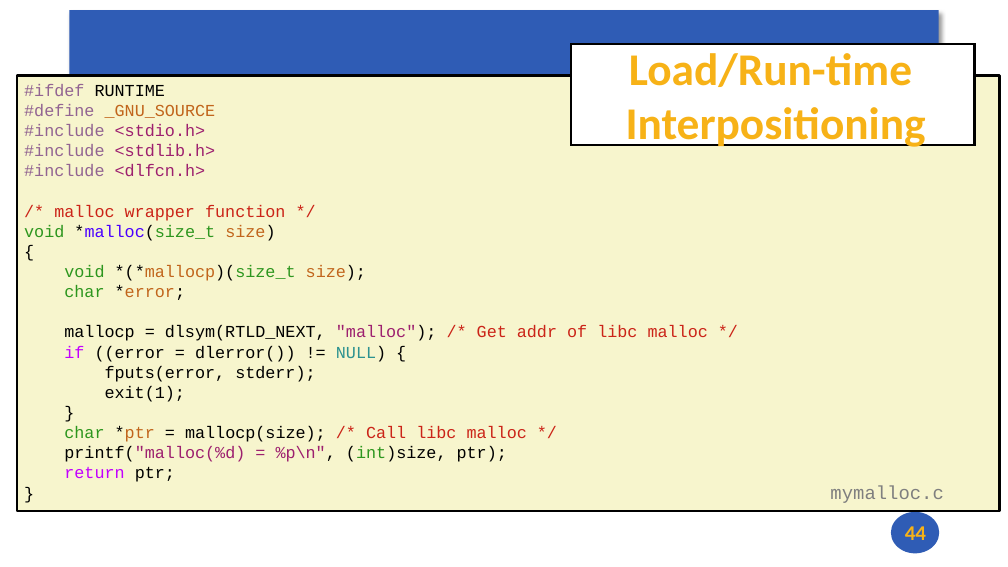
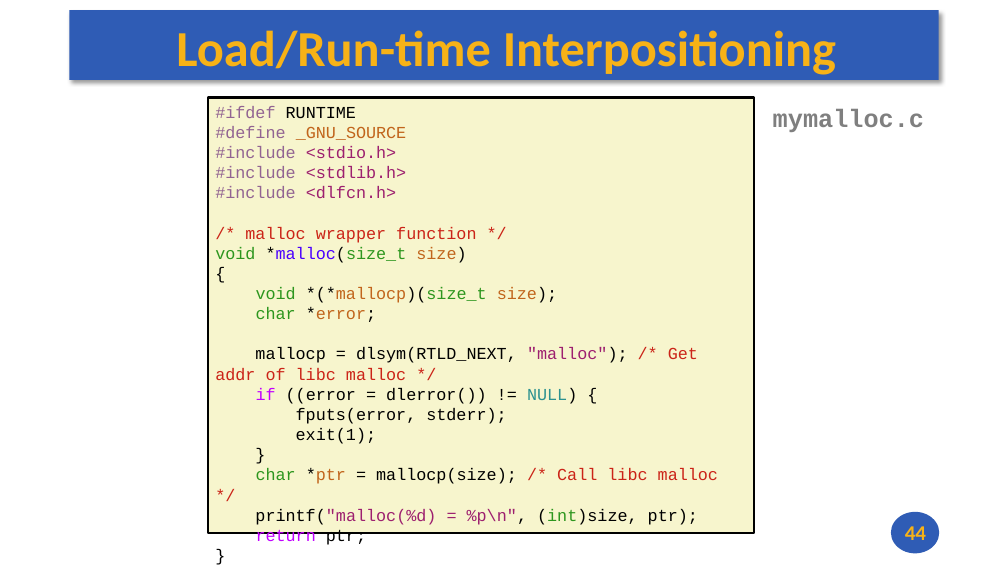
Before and after one commit to andrewt0301/hse-acos-course, a slide deck: slide 44 of docs/part2os/04_Linking/OS_Lecture_04.pptx. Drawn at 1008x567 pixels with LibreOffice and Linux fonts; fonts in the diff are those of the drawing. Boxes give left, top, right and bottom in pixels: in the first picture for what was removed or moved away, otherwise in the second. Text is boxed around its words. In the diff, an @@ line names an element or a change of style, - is before the commit and + after.

```diff
--- a/docs/part2os/04_Linking/OS_Lecture_04.pptx
+++ b/docs/part2os/04_Linking/OS_Lecture_04.pptx
@@ title "Load/Run-time Interpositioning": place and size @@
-title "Load/Run-time Interpositioning" at [572, 44, 975, 144]
+title "Load/Run-time Interpositioning" at [176, 30, 836, 75]
@@ title "Load/Run-time Interpositioning" at [176, 30, 836, 75]: size 43.2 to 48 pt; fill #FFFFFF to none; outline #000000 2.25 pt to none @@
@@ rectangle "#ifdef RUNTIME": place and size @@
-rectangle "#ifdef RUNTIME" at [17, 76, 1000, 511]
+rectangle "#ifdef RUNTIME" at [208, 98, 754, 533]
@@ text "mymalloc.c": place and size @@
-text "mymalloc.c" at [830, 486, 943, 503]
+text "mymalloc.c" at [773, 109, 924, 132]
@@ text "mymalloc.c" at [773, 109, 924, 132]: size 18 to 24 pt, bold on @@
```
Also in this commit, not shown: 35 other slides changed, 1 other file.
